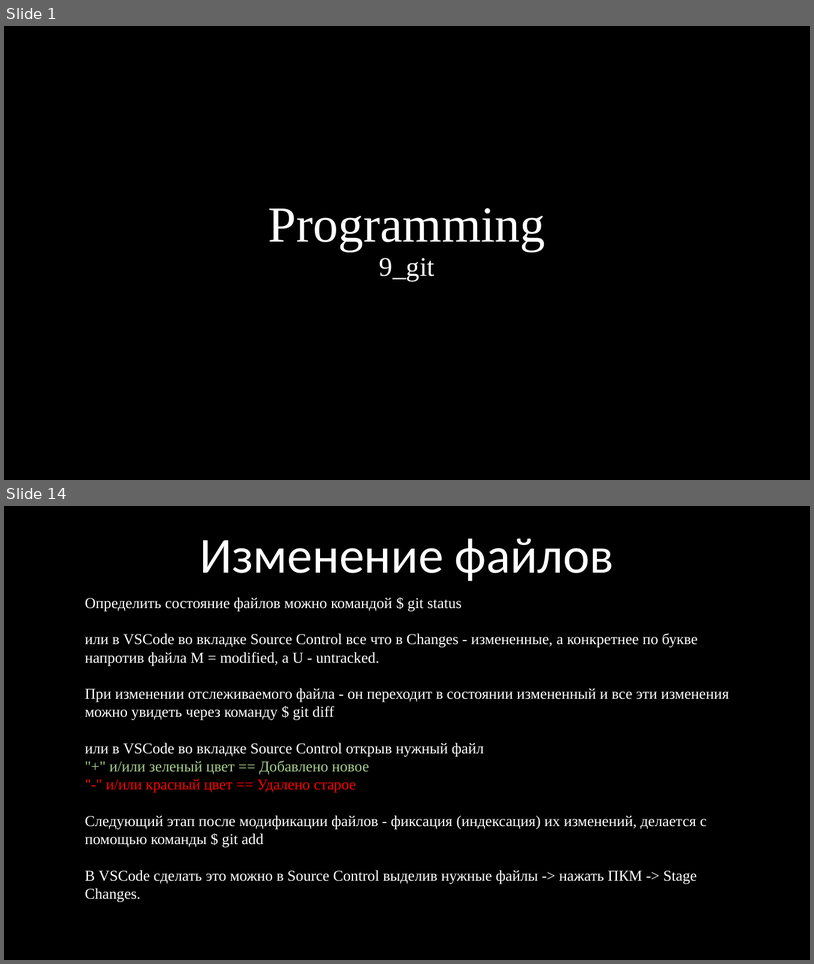
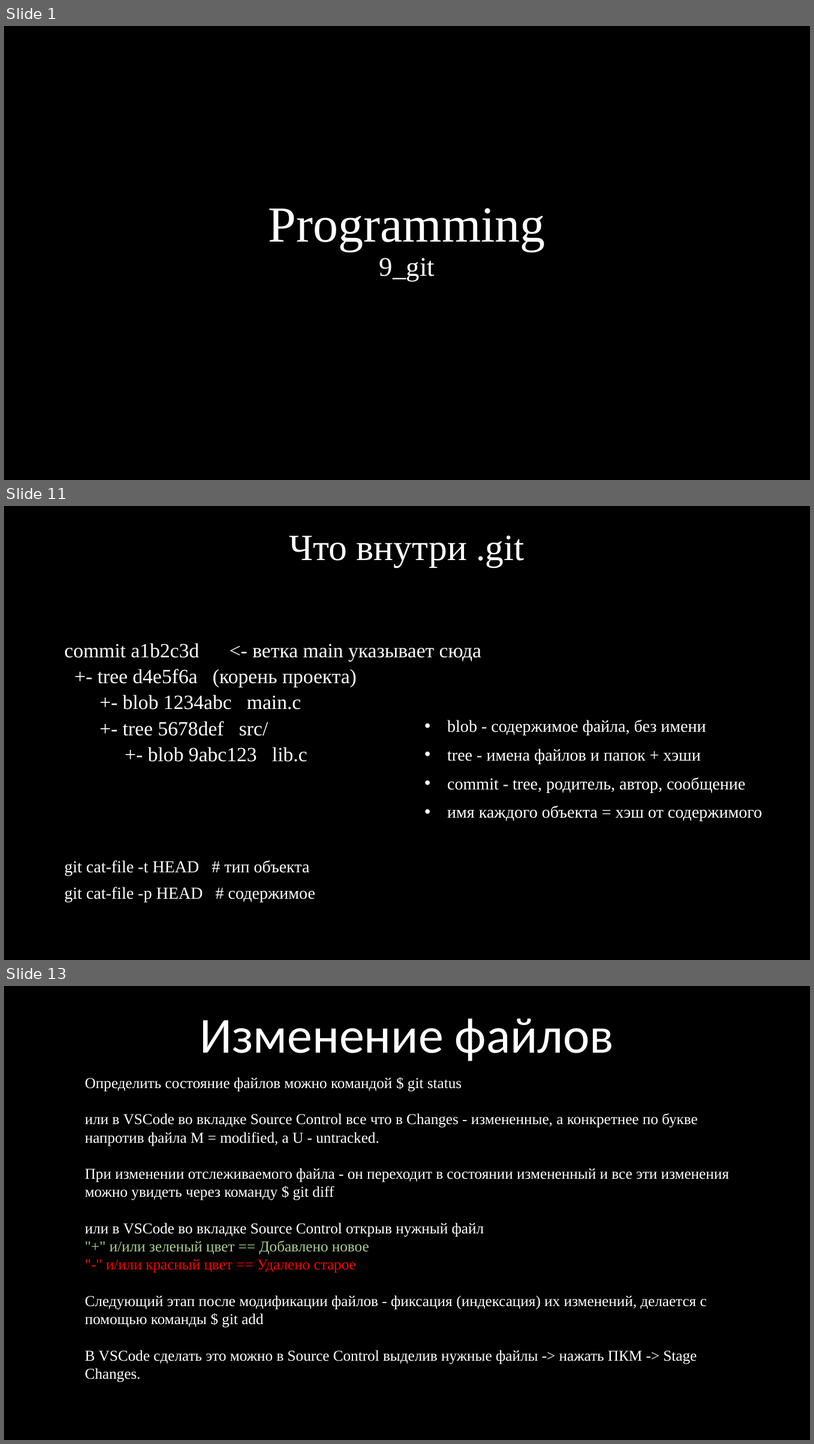
Before and after one commit to kruffka/C-Programming, a slide deck: 9_git/9_git.pptx. Shown one above the other, each under a label of ours: slides 1 and 14 before the commit, slides 1, 11 and 13 after it; the slides between them are not shown. The pictures are 814x964 and 814x1444 pixels, drawn with LibreOffice and Linux fonts; fonts in the diff are those of the drawing. Boxes give left, top, right and bottom in pixels: in the first picture for what was removed or moved away, otherwise in the second. Text is boxed around its words. In the diff, an @@ line names an element or a change of style, - is before the commit and + after.

```diff
--- a/9_git/9_git.pptx
+++ b/9_git/9_git.pptx
@@ slide 11 added at (x1=4, y1=506, x2=810, y2=960), background #000000 @@
@@ title added at (x1=290, y1=535, x2=525, y2=567), 44 pt, text #FFFFFF @@
+Что внутри .git
@@ text added at (x1=65, y1=643, x2=482, y2=762), 24 pt, text #FFFFFF @@
+commit a1b2c3d <- ветка main указывает сюда
++- tree d4e5f6a (корень проекта)
++- blob 1234abc main.c
++- tree 5678def src/
++- blob 9abc123 lib.c
@@ text added at (x1=447, y1=720, x2=762, y2=821), 20 pt, text #FFFFFF @@
+• blob - содержимое файла, без имени
+• tree - имена файлов и папок + хэши
+• commit - tree, родитель, автор, сообщение
+• имя каждого объекта = хэш от содержимого
@@ text added at (x1=65, y1=860, x2=315, y2=902), 20 pt, text #FFFFFF @@
+git cat-file -t HEAD # тип объекта
+git cat-file -p HEAD # содержимое
@@ what was slide 14 is now slide 13 @@
```
Also in this commit, not shown: 17 slides changed, 3 other slides added, 4 slides removed, 4 other files.
